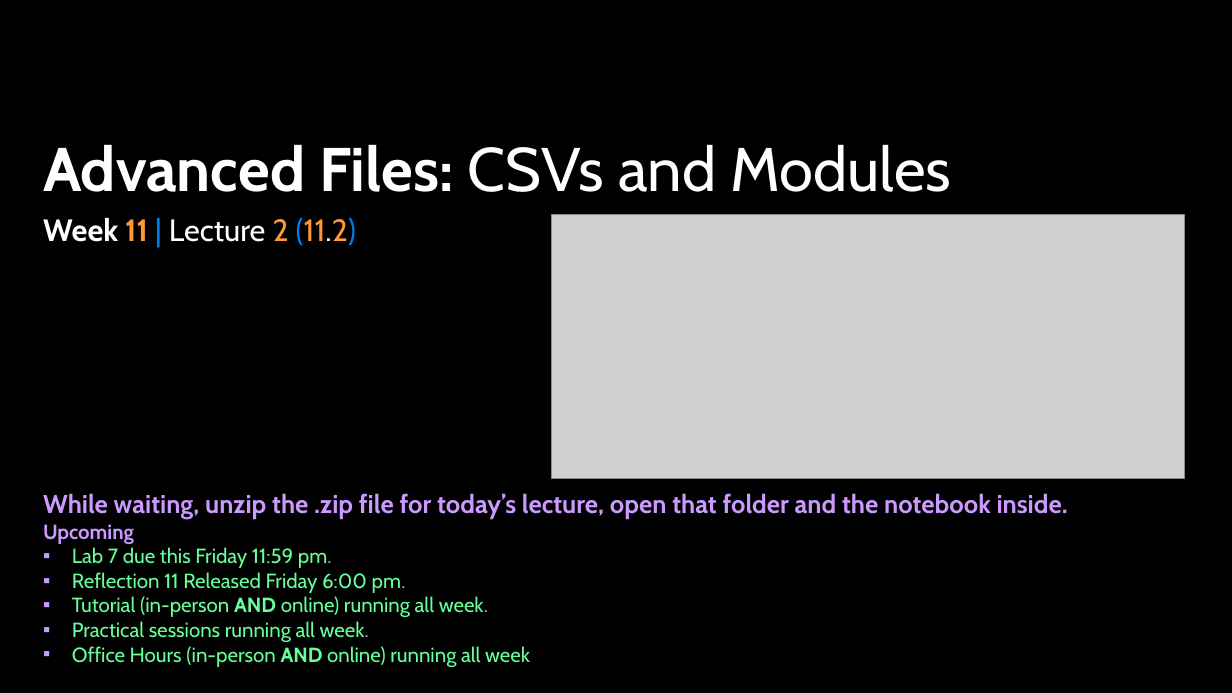
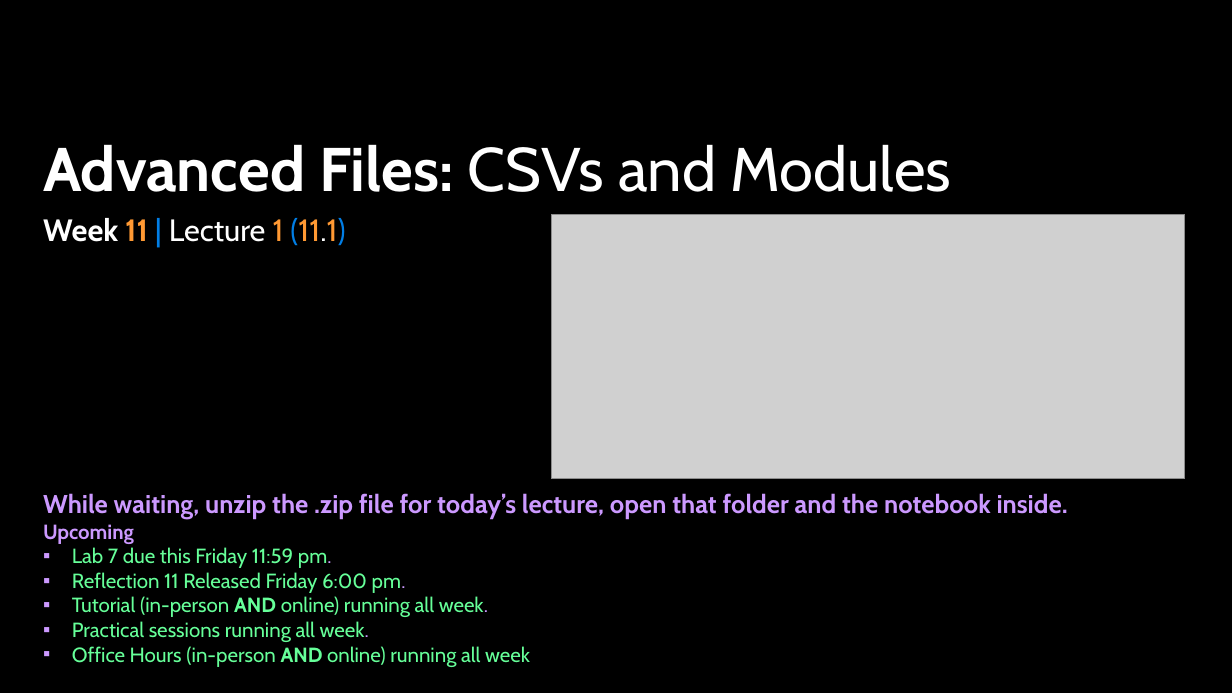
Before and after one commit to APS106/APS106-winter-2026-goodfellow-sutton, a slide deck: slide 1 of lectures/week11/lecture1/slides/week11_lecture1.pptx. Drawn at 1232x693 pixels with LibreOffice and Linux fonts; fonts in the diff are those of the drawing; grey boxes stand for pictures; background and template pictures are left out. Boxes give left, top, right and bottom in pixels: in the first picture for what was removed or moved away, otherwise in the second. Text is boxed around its words. In the diff, an @@ line names an element or a change of style, - is before the commit and + after.

```diff
--- a/lectures/week11/lecture1/slides/week11_lecture1.pptx
+++ b/lectures/week11/lecture1/slides/week11_lecture1.pptx
@@ subtitle at box(43, 218, 345, 246): text changed @@
-Week 11 | Lecture 2 (11.2)
+Week 11 | Lecture 1 (11.1)
```
Also in this commit, not shown: 1 other slide changed, 26 other files.
